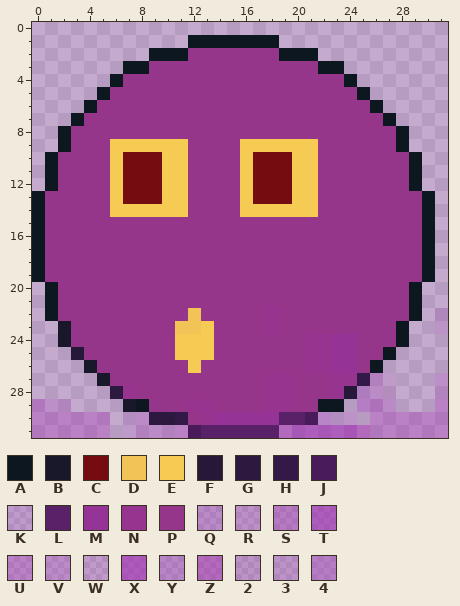
Edited in one commit: pixel-art sprite (character/l2.png). Above is the file before it was changed.
The file is 32x32 pixels. Pixels under 10% opacity are left out. Colours within 5 levels of each other are drawn and written as one.
Palette (. is transparent): A #0d171f  B #19172a  C #750d10  D #f2c356  E #f5cb53  F #251839  G #2d183f  H #331947  J #491b5b  K #9429bd1f  L #582168  M #953397  N #963490  P #95368a  Q #971eb13b  R #9c1fb631  S #9c26af5d  T #9b26b092  U #a221b64d  V #9e23b43a  W #a22eaa21  X #a027b29c  Y #9924b646  Z #a22dad83  2 #9933a832  3 #9b2cb12e  4 #992db55a
Pixels before, first column x 0:
 1 ............AAAAAAA.............
 2 .........AAAPPPPPPPAAA..........
 3 .......AAPPPPPPPPPPPPPAA........
 4 ......APPPPPPPPPPPPPPPPPA.......
 5 .....APPPPPPPPPPPPPPPPPPPA......
 6 ....APPPPPPPPPPPPPPPPPPPPPA.....
 7 ...APPPPPPPPPPPPPPPPPPPPPPPA....
 8 ..APPPPPPPPPPPPPPPPPPPPPPPPPA...
 9 ..APPPEEEEEEPPPPEEEEEEPPPPPPA...
10 .APPPPECCCEEPPPPECCCEEPPPPPPPA..
11 .APPPPECCCEEPPPPECCCEEPPPPPPPA..
12 .APPPPECCCEEPPPPECCCEEPPPPPPPA..
13 APPPPPECCCEEPPPPECCCEEPPPPPPPPA.
14 APPPPPEEEEEEPPPPEEEEEEPPPPPPPPA.
15 APPPPPPPPPPPPPPPPPPPPPPPPPPPPPA.
16 APPPPPPPPPPPPPPPPPPPPPPPPPPPPPA.
17 APPPPPPPPPPPPPPPPPPPPPPPPPPPPPA.
18 APPPPPPPPPPPPPPPPPPPPPPPPPPPPPA.
19 APPPPPPPPPPPPPPPPPPPPPPPPPPPPPA.
20 .APPPPPPPPPPPPPPPPPPPPPPPPPPPA..
21 .APPPPPPPPPPPPPPPPPPPPPPPPPPPA..
22 .APPPPPPPPPPDPPPPPNPPPPPPPPPPA.2
23 ..BPPPPPPPPDDEPPPPNPPPPPPPPPA..2
24 ..BPPPPPPPPEEEPPPPPPPNNMMPPPA...
25 ...FPPPPPPPEEEPPPPPPPNNMMPPA....
26 ....BPPPPPPPEPPPPPPPPNNMMPA.....
27 .....BPPPPPPPPPPPPNNPPPNNHVW...R
28 ......GNPPPPPPPPPPNNPPPNFYVW...R
29 URR....BAPPPNNPPPPNNPPAA.4SQ...U
30 UUUUUU.KVGGHPNMMMMMLLJYK3.UUUUUU
31 UUUUUU.KVVVUJLLLLLLZTTTTXZUUUUUU
And afterwards:
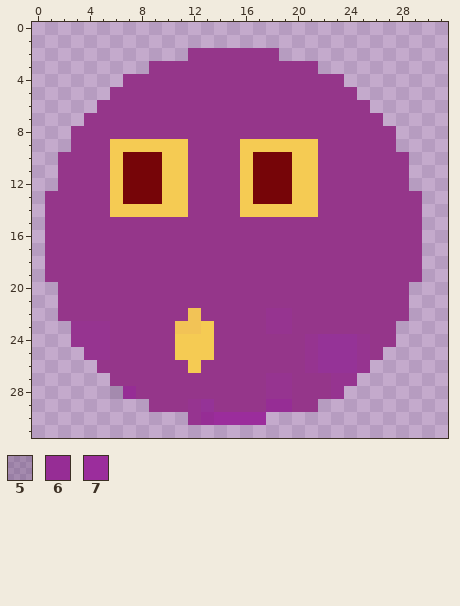
Colours new in this view: 5 #270f3b34  6 #962d95  7 #9b2d9c
From old to new:
{"colour":"C","old":"#750d10","new":"#760508"}
{"y":1,"x":12,"old":"AAAAAAA","new":"......."}
{"y":2,"x":9,"old":"AAA","new":"..."}
{"y":2,"x":19,"old":"AAA","new":"..."}
{"y":3,"x":7,"old":"AA","new":".."}
{"y":3,"x":22,"old":"AA","new":".."}
{"y":4,"x":6,"old":"A","new":"."}
{"y":4,"x":24,"old":"A","new":"."}
{"y":5,"x":5,"old":"A","new":"."}
{"y":5,"x":25,"old":"A","new":"."}
{"y":6,"x":4,"old":"A","new":"."}
{"y":6,"x":26,"old":"A","new":"."}
{"y":7,"x":3,"old":"A","new":"."}
{"y":7,"x":27,"old":"A","new":"."}
{"y":8,"x":2,"old":"A","new":"."}
{"y":8,"x":28,"old":"A","new":"."}
{"y":9,"x":2,"old":"A","new":"."}
{"y":9,"x":28,"old":"A","new":"."}
{"y":10,"x":1,"old":"A","new":"."}
{"y":10,"x":29,"old":"A","new":"."}
{"y":11,"x":1,"old":"A","new":"."}
{"y":11,"x":29,"old":"A","new":"."}
{"y":12,"x":1,"old":"A","new":"."}
{"y":12,"x":29,"old":"A","new":"."}
{"y":13,"x":0,"old":"A","new":"."}
{"y":13,"x":30,"old":"A","new":"."}
{"y":14,"x":0,"old":"A","new":"."}
{"y":14,"x":30,"old":"A","new":"."}
{"y":15,"x":0,"old":"A","new":"."}
{"y":15,"x":30,"old":"A","new":"."}
{"y":16,"x":0,"old":"A","new":"."}
{"y":16,"x":30,"old":"A","new":"."}
{"y":17,"x":0,"old":"A","new":"."}
{"y":17,"x":30,"old":"A","new":"."}
{"y":18,"x":0,"old":"A","new":"."}
{"y":18,"x":30,"old":"A","new":"."}
{"y":19,"x":0,"old":"A","new":"."}
{"y":19,"x":30,"old":"A","new":"."}
{"y":20,"x":1,"old":"A","new":"."}
{"y":20,"x":29,"old":"A","new":"."}
{"y":21,"x":1,"old":"A","new":"."}
{"y":21,"x":29,"old":"A","new":"."}
{"y":22,"x":1,"old":"A","new":"."}
{"y":22,"x":19,"old":"P","new":"N"}
{"y":22,"x":29,"old":"A","new":"."}
{"y":22,"x":31,"old":"2","new":"."}
{"y":23,"x":2,"old":"BPPP","new":".NNN"}
{"y":23,"x":19,"old":"P","new":"N"}
{"y":23,"x":28,"old":"A","new":"."}
{"y":23,"x":31,"old":"2","new":"."}
{"y":24,"x":2,"old":"BPPP","new":".NNN"}
{"y":24,"x":22,"old":"N","new":"M"}
{"y":24,"x":25,"old":"P","new":"N"}
{"y":24,"x":28,"old":"A","new":"."}
{"y":25,"x":3,"old":"FPP","new":".NN"}
{"y":25,"x":22,"old":"N","new":"M"}
{"y":25,"x":25,"old":"P","new":"N"}
{"y":25,"x":27,"old":"A","new":"."}
{"y":26,"x":4,"old":"B","new":"."}
{"y":26,"x":22,"old":"N","new":"M"}
{"y":26,"x":25,"old":"PA","new":"N."}
{"y":27,"x":5,"old":"B","new":"."}
{"y":27,"x":25,"old":"HVW","new":"..."}
{"y":27,"x":31,"old":"R","new":"."}
{"y":28,"x":6,"old":"GN","new":"56"}
{"y":28,"x":24,"old":"FYVW","new":"...."}
{"y":28,"x":31,"old":"R","new":"."}
{"y":29,"x":0,"old":"URR","new":"..."}
{"y":29,"x":7,"old":"BA","new":".."}
{"y":29,"x":13,"old":"N","new":"M"}
{"y":29,"x":18,"old":"NN","new":"66"}
{"y":29,"x":22,"old":"AA","new":".."}
{"y":29,"x":25,"old":"4SQ","new":"..."}
{"y":29,"x":31,"old":"U","new":"."}
{"y":30,"x":0,"old":"UUUUUU","new":"......"}
{"y":30,"x":7,"old":"KVGGHPNMMMMMLLJYK3","new":".....N67777......."}
{"y":30,"x":26,"old":"UUUUUU","new":"......"}
{"y":31,"x":0,"old":"UUUUUU","new":"......"}
{"y":31,"x":7,"old":"KVVVUJLLLLLLZTTTTXZUUUUUU","new":"........................."}
{"label":"changed","picture_box":[32,35,448,438]}
